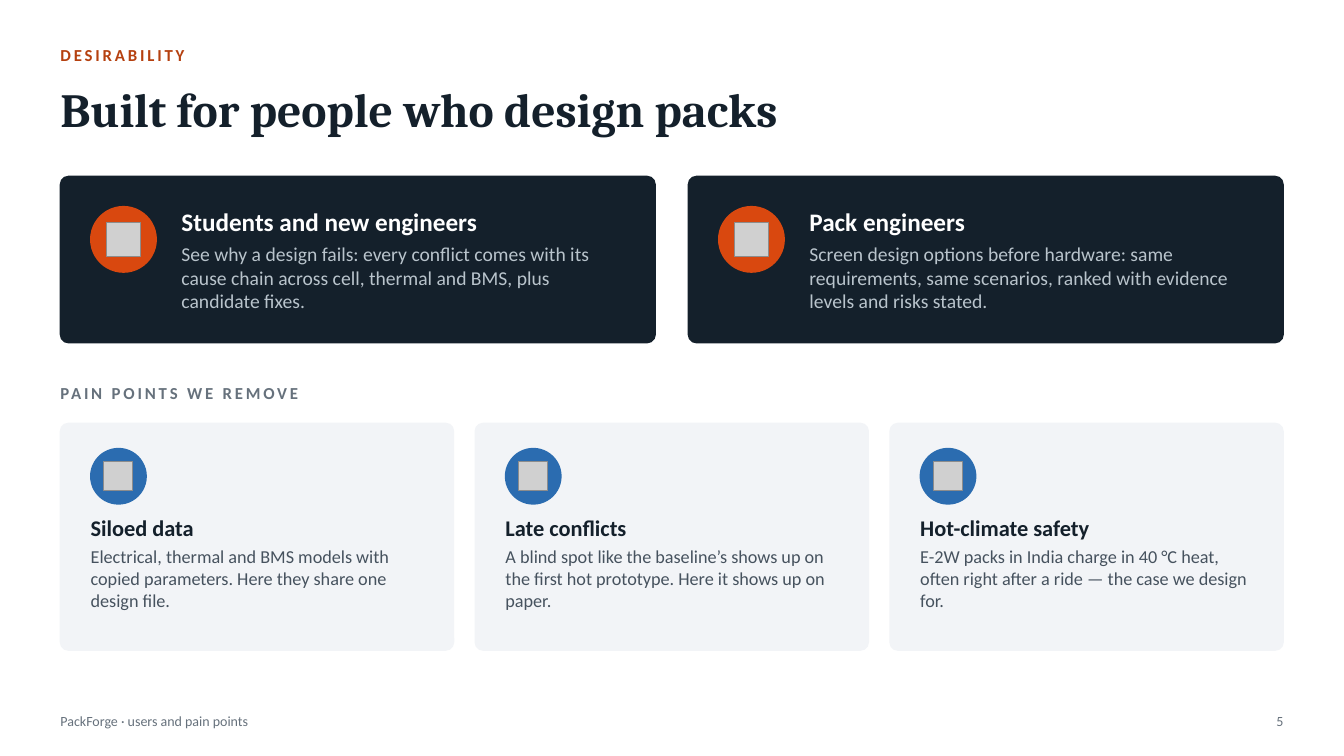
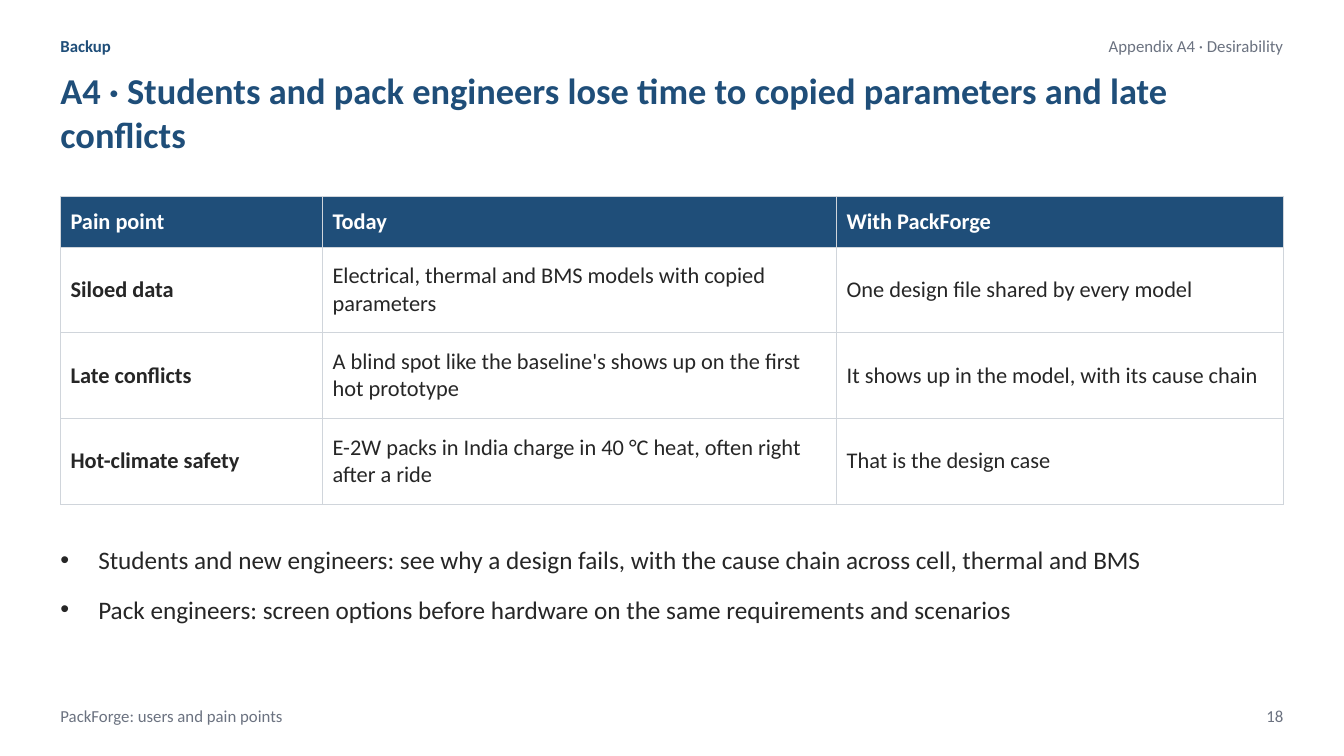
Before and after one commit to gitFa07/battery-energy-system, a slide deck: slide 18 of docs/PackForge_pitch.pptx (slide 5 before the commit). Drawn at 1344x756 pixels with LibreOffice and Linux fonts; fonts in the diff are those of the drawing; grey boxes stand for pictures. Boxes give left, top, right and bottom in pixels: in the first picture for what was removed or moved away, otherwise in the second. Text is boxed around its words. In the diff, an @@ line names an element or a change of style, - is before the commit and + after.

```diff
--- a/docs/PackForge_pitch.pptx
+++ b/docs/PackForge_pitch.pptx
@@ text added at bbox=[60, 40, 111, 55], 12 pt, text #1F4E79, bold @@
+Backup
@@ text at bbox=[1109, 40, 1283, 55]: text changed; text colour #B5400F to #6B7280; bold off @@
-DESIRABILITY
+Appendix A4 · Desirability
@@ text added at bbox=[60, 78, 1167, 149], 26 pt, text #1F4E79, bold @@
+A4 · Students and pack engineers lose time to copied parameters and late conflicts
@@ text removed at bbox=[60, 93, 778, 137] @@
-Built for people who design packs
@@ rounded rectangle removed at bbox=[60, 176, 655, 343] @@
@@ rounded rectangle removed at bbox=[689, 176, 1284, 343] @@
@@ table added at bbox=[60, 197, 1284, 504], 4 rows, 3 columns @@
+Pain point | Today | With PackForge
+Siloed data | Electrical, thermal and BMS models with copied parameters | One design file shared by every model
+Late conflicts | A blind spot like the baseline's shows up on the first hot prototype | It shows up in the model, with its cause chain
+Hot-climate safety | E-2W packs in India charge in 40 °C heat, often right after a ride | That is the design case
@@ ellipse removed at bbox=[91, 207, 156, 272] @@
@@ ellipse removed at bbox=[719, 207, 784, 272] @@
@@ picture removed at bbox=[107, 223, 141, 257] @@
@@ picture removed at bbox=[735, 223, 769, 257] @@
@@ text removed at bbox=[809, 213, 1227, 308] @@
-Pack engineers
-Screen design options before hardware: same requirements, same scenarios, ranked with evidence levels and risks stated.
@@ text removed at bbox=[60, 378, 665, 408] @@
-PAIN POINTS WE REMOVE
@@ rounded rectangle removed at bbox=[60, 423, 454, 650] @@
@@ ellipse removed at bbox=[91, 449, 146, 504] @@
@@ rounded rectangle removed at bbox=[475, 423, 868, 650] @@
@@ ellipse removed at bbox=[505, 449, 561, 504] @@
@@ rounded rectangle removed at bbox=[890, 423, 1284, 650] @@
@@ ellipse removed at bbox=[921, 449, 976, 504] @@
@@ picture removed at bbox=[104, 462, 133, 491] @@
@@ picture removed at bbox=[519, 462, 548, 491] @@
@@ picture removed at bbox=[934, 462, 963, 491] @@
@@ text removed at bbox=[91, 520, 389, 610] @@
-Siloed data
-Electrical, thermal and BMS models with copied parameters. Here they share one design file.
@@ text removed at bbox=[505, 520, 825, 610] @@
-Late conflicts
-A blind spot like the baseline’s shows up on the first hot prototype. Here it shows up on paper.
@@ text removed at bbox=[920, 520, 1247, 607] @@
-Hot-climate safety
-E-2W packs in India charge in 40 °C heat, often right after a ride — the case we design for.
@@ text "Students and new engineers: see ..." at bbox=[98, 551, 1140, 624]: vertical alignment middle to top @@
@@ text at bbox=[98, 551, 1140, 624]: text changed; size 14 to 18 pt; text colour #B9C4CC to #262626 @@
-Students and new engineers
-See why a design fails: every conflict comes with its cause chain across cell, thermal and BMS, plus candidate fixes.
+• Students and new engineers: see why a design fails, with the cause chain across cell, thermal and BMS
+• Pack engineers: screen options before hardware on the same requirements and scenarios
@@ text at bbox=[60, 710, 282, 725]: text changed; size 10 to 12 pt; text colour #66717C to #6B7280 @@
-PackForge · users and pain points
+PackForge: users and pain points
@@ text added at bbox=[1266, 710, 1283, 722], 12 pt, text #6B7280 @@
+18
@@ text removed at bbox=[1276, 717, 1283, 726] @@
-5
```
Also in this commit, not shown: 11 other slides changed, 11 slides added, 6 slides removed, 4 other files.
